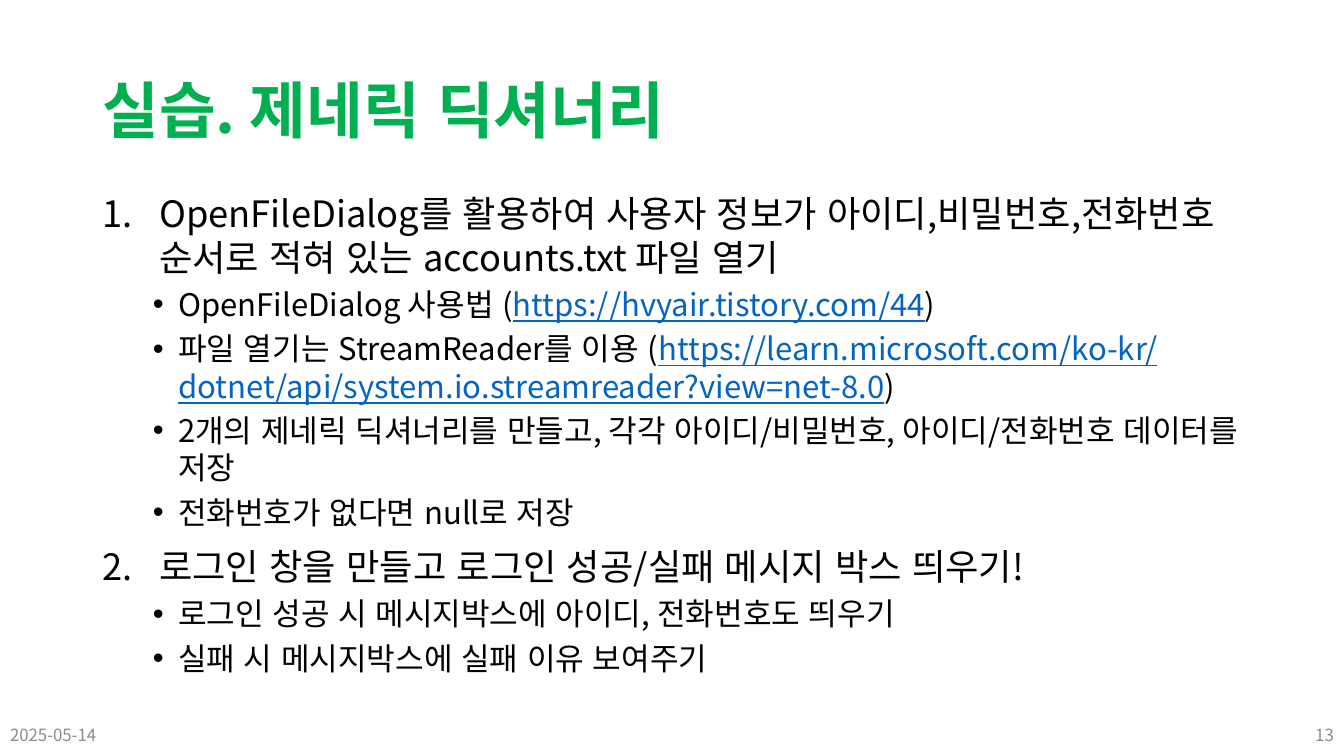
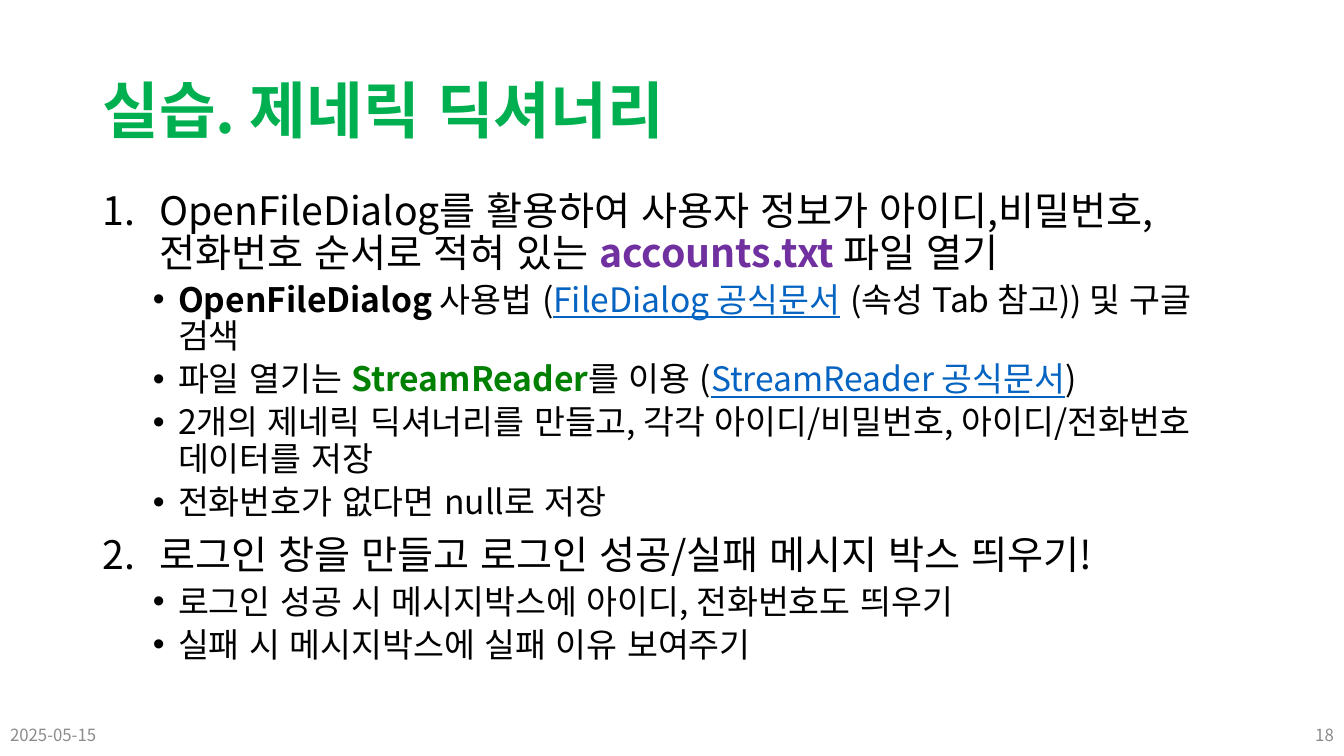
Before and after one commit to Leader-Lesson/KDT_SF_Short_5th, a slide deck: slide 18 of material/14_CSharp_심화문법 (컬렉션).pptx (slide 13 before the commit). Drawn at 1344x756 pixels with LibreOffice and Linux fonts; fonts in the diff are those of the drawing; background and template pictures are left out. Boxes give left, top, right and bottom in pixels: in the first picture for what was removed or moved away, otherwise in the second. Text is boxed around its words. In the diff, an @@ line names an element or a change of style, - is before the commit and + after.

Commit message:
lecture ready: 250515

```diff
--- a/material/14_CSharp_심화문법 (컬렉션).pptx
+++ b/material/14_CSharp_심화문법 (컬렉션).pptx
@@ text at [159,192,1191,660]: size 25.9 to 28 pt in "OpenFileDialog를 활용하여 사용자 정보가 아이디,비밀번호,전화번호 순서로 적혀 ...", "로그인 창을 만들고 로그인 성공/실패 메시지 박스 ..."; text colour #000000 to #7030A0, bold on in "accounts.txt"; size 22.2 to 24 pt in "2개의 제네릭 딕셔너리를 만들고, 각각 아이디/비밀번호, 아이디/전화번호 ...", "전화번호가 없다면 null로 저장", "로그인 성공 시 메시지박스에 아이디, 전화번호도 띄우기", "실패 시 메시지박스에 실패 이유 보여주기"; line spacing 1 to 0.9 @@
@@ text at [178,284,1192,398]: text changed; size 22.2 to 24 pt; text colour #0563C1 to #000000 @@
-  • OpenFileDialog 사용법 (https://hvyair.tistory.com/44)
-  • 파일 열기는 StreamReader를 이용 (https://learn.microsoft.com/ko-kr/dotnet/api/system.io.streamreader?view=net-8.0)
+  • OpenFileDialog 사용법 (FileDialog 공식문서 (속성 Tab 참고)) 및 구글 검색
+  • 파일 열기는 StreamReader를 이용 (StreamReader 공식문서)
@@ text at [10,728,96,741]: text changed @@
-2025-05-14
+2025-05-15
@@ page number at [1315,728,1334,741]: text changed @@
-13
+18
```
Also in this commit, not shown: 12 other slides changed, 5 slides added, 17 slides removed, 27 other files.
